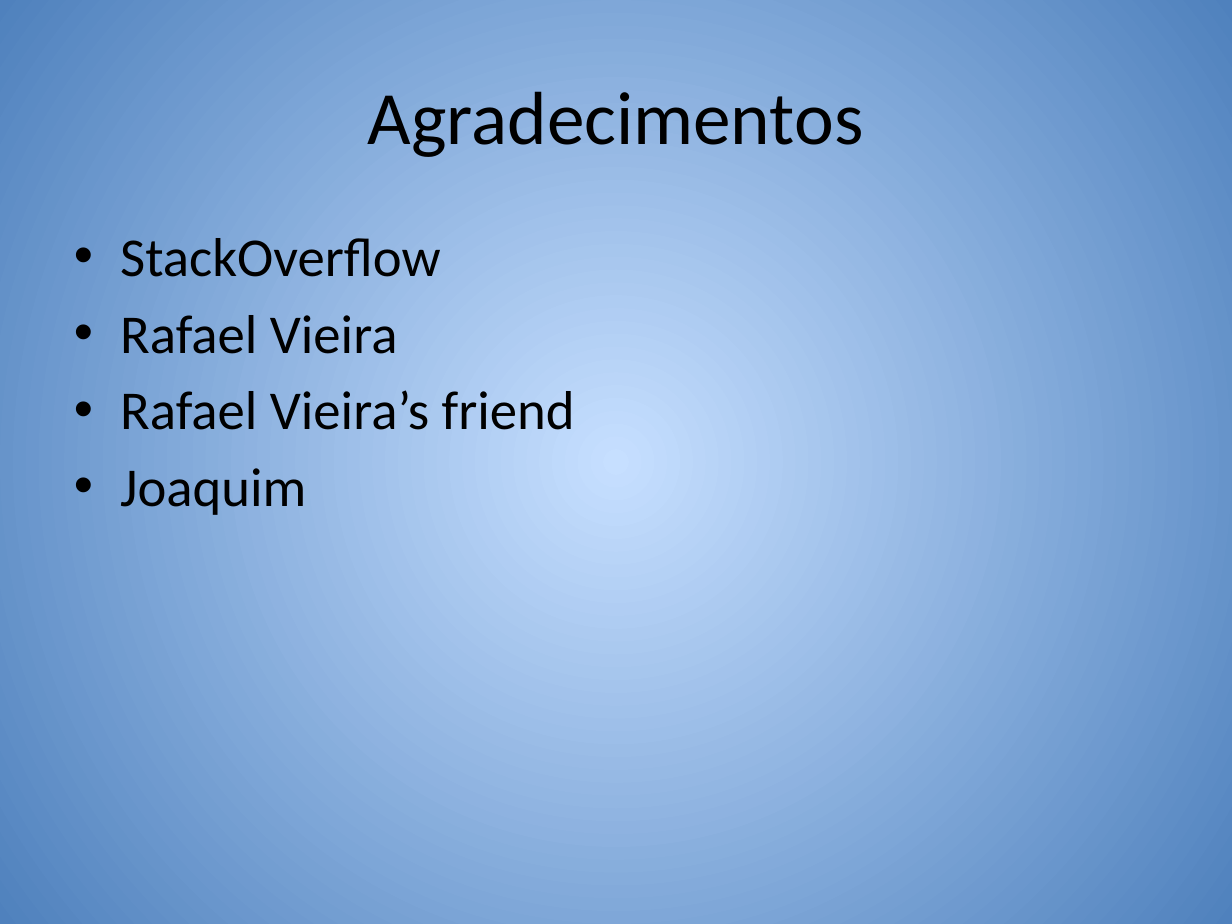
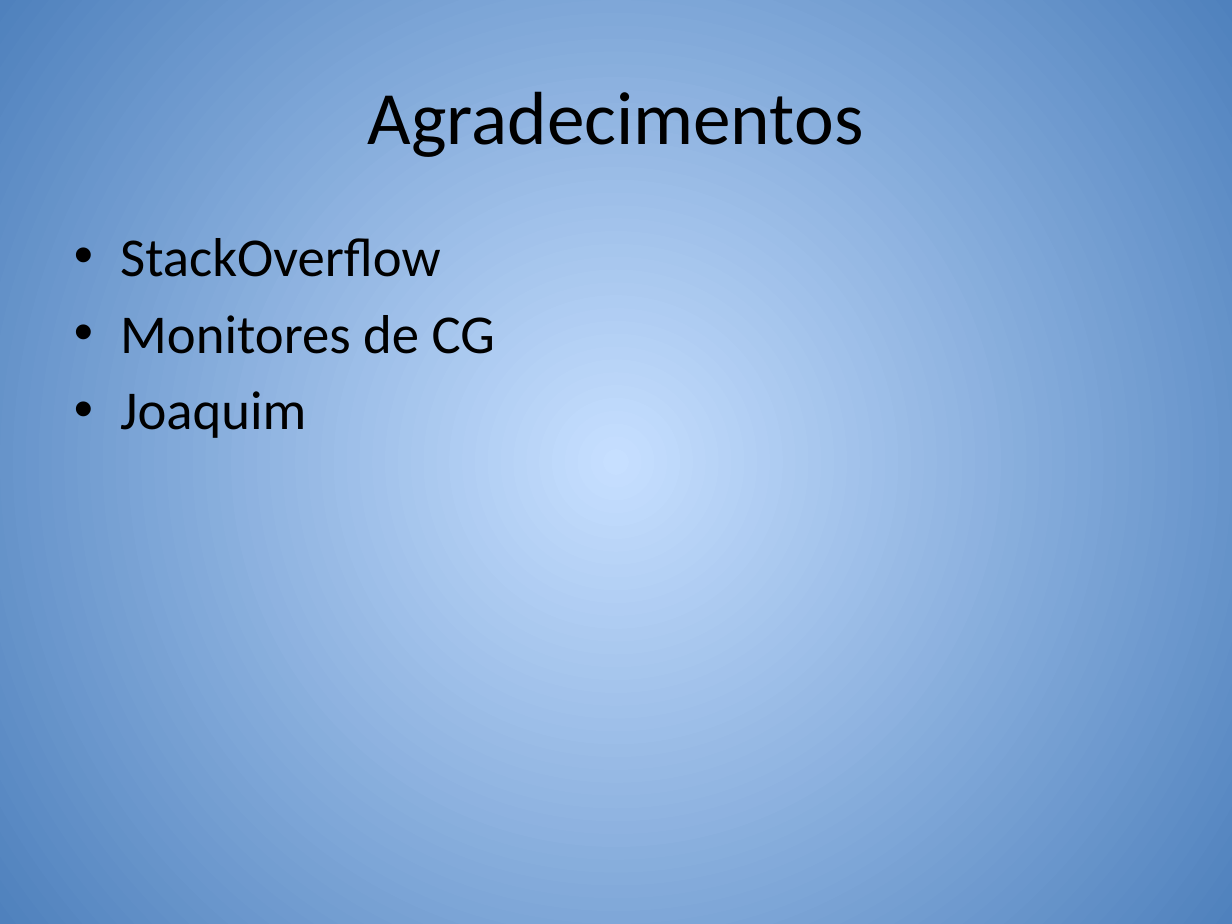
Before and after one commit to CaioViktor/TrabalhoCG, a slide deck: slide 24 of Apresentação/Vila do Chaves.pptx. Drawn at 1232x924 pixels with LibreOffice and Linux fonts; fonts in the diff are those of the drawing. Boxes give left, top, right and bottom in pixels: in the first picture for what was removed or moved away, otherwise in the second. Text is boxed around its words. In the diff, an @@ line names an element or a change of style, - is before the commit and + after.

```diff
--- a/Apresentação/Vila do Chaves.pptx
+++ b/Apresentação/Vila do Chaves.pptx
@@ text at [120, 315, 495, 354]: text changed @@
-• Rafael Vieira
-• Rafael Vieira’s friend
+• Monitores de CG
```
Also in this commit, not shown: 6 other slides changed, 1 other file.
